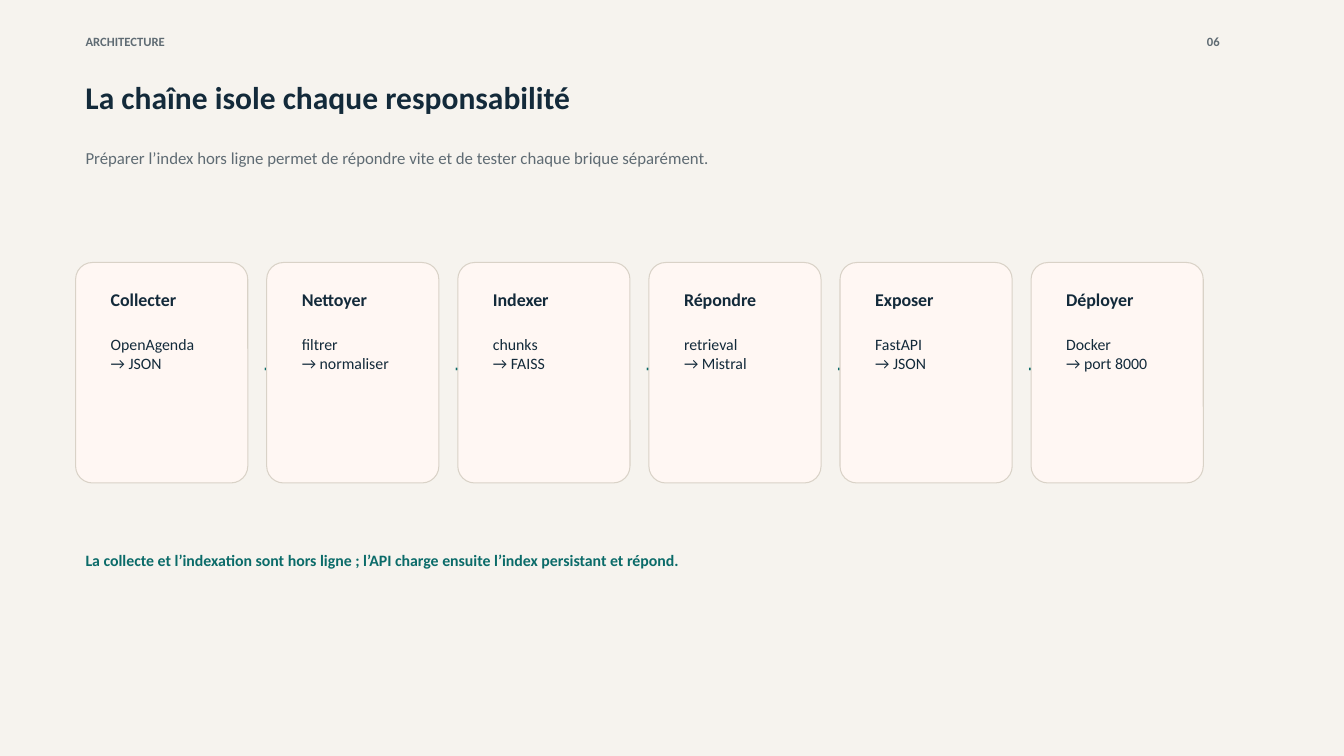
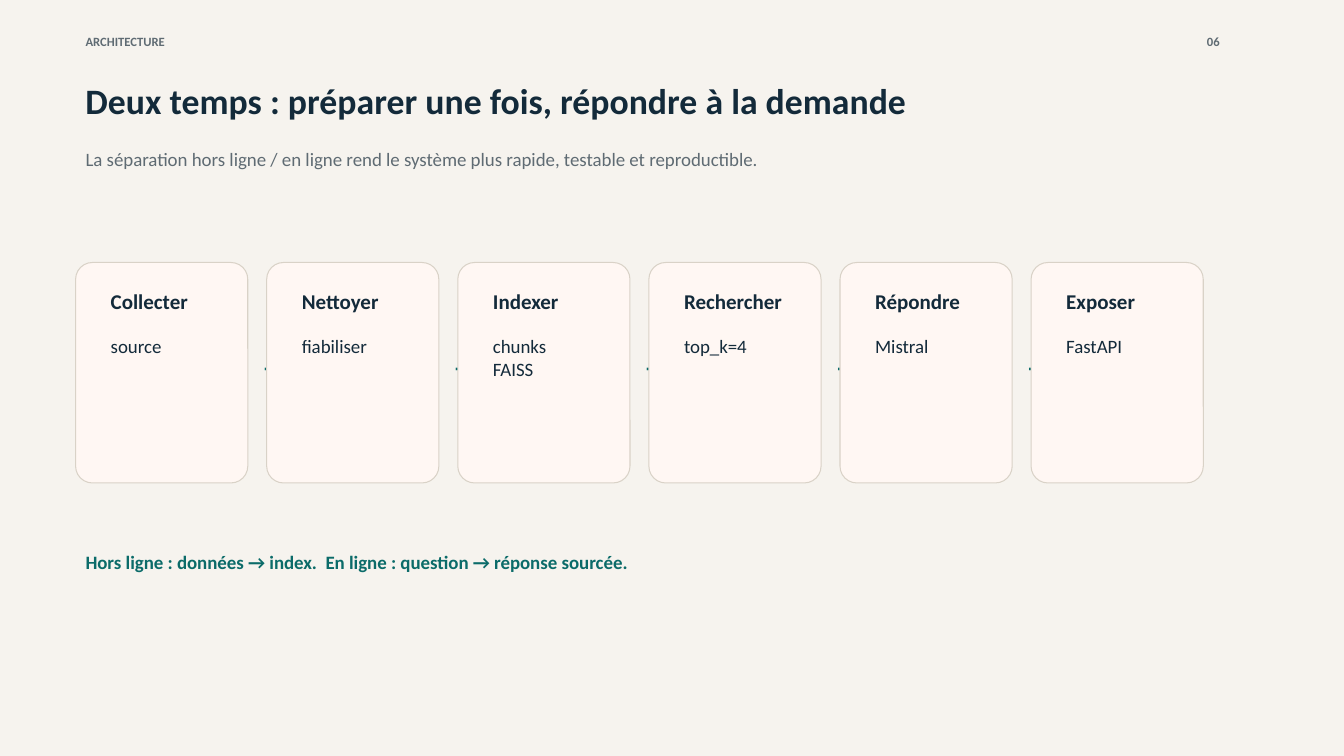
Before and after one commit to hgbe-GH/Projet7, a slide deck: slide 6 of outputs/openagenda-rag-soutenance.pptx. Drawn at 1344x756 pixels with LibreOffice and Linux fonts; fonts in the diff are those of the drawing. Boxes give left, top, right and bottom in pixels: in the first picture for what was removed or moved away, otherwise in the second. Text is boxed around its words. In the diff, an @@ line names an element or a change of style, - is before the commit and + after.

Commit message:
docs: rendre la soutenance plus visuelle

```diff
--- a/outputs/openagenda-rag-soutenance.pptx
+++ b/outputs/openagenda-rag-soutenance.pptx
@@ text at bbox=[85, 89, 906, 120]: text changed; size 22.5 to 25.5 pt @@
-La chaîne isole chaque responsabilité
+Deux temps : préparer une fois, répondre à la demande
@@ text at bbox=[86, 153, 757, 169]: text changed; size 12 to 13.5 pt @@
-Préparer l’index hors ligne permet de répondre vite et de tester chaque brique séparément.
+La séparation hors ligne / en ligne rend le système plus rapide, testable et reproductible.
@@ text added at bbox=[684, 294, 782, 309], 15 pt, text #132A3A, bold @@
+Rechercher
@@ text "Répondre": place and size @@
-text "Répondre" at bbox=[684, 293, 756, 309]
+text "Répondre" at bbox=[875, 294, 960, 313]
@@ size 12.8 to 15 pt in 5 elements at bbox=[111, 294, 188, 309], bbox=[302, 295, 379, 313], bbox=[493, 294, 558, 309], bbox=[875, 294, 960, 313], bbox=[1066, 295, 1135, 313] @@
@@ text "Exposer": place and size @@
-text "Exposer" at bbox=[875, 294, 933, 309]
+text "Exposer" at bbox=[1066, 295, 1135, 313]
@@ text removed at bbox=[1066, 293, 1133, 309] @@
-Déployer
@@ text at bbox=[111, 344, 162, 353]: text changed; size 11.2 to 13.5 pt @@
-OpenAgenda
-→ JSON
+source
@@ text at bbox=[302, 340, 367, 353]: text changed; size 11.2 to 13.5 pt @@
-filtrer
-→ normaliser
+fiabiliser
@@ text at bbox=[493, 340, 546, 353]: size 11.2 to 13.5 pt in "chunks" @@
@@ text at bbox=[684, 340, 747, 356]: text changed; size 11.2 to 13.5 pt @@
-retrieval
-→ Mistral
+top_k=4
@@ text at bbox=[875, 340, 928, 353]: text changed; size 11.2 to 13.5 pt @@
-FastAPI
-→ JSON
+Mistral
@@ text at bbox=[1066, 341, 1122, 353]: text changed; size 11.2 to 13.5 pt @@
-Docker
-→ port 8000
+FastAPI
@@ text at bbox=[493, 363, 533, 376]: text changed; size 11.2 to 13.5 pt @@
-→ FAISS
+FAISS
@@ text at bbox=[86, 555, 628, 573]: text changed; size 11.2 to 13.5 pt @@
-La collecte et l’indexation sont hors ligne ; l’API charge ensuite l’index persistant et répond.
+Hors ligne : données → index. En ligne : question → réponse sourcée.
```
Also in this commit, not shown: 11 other slides changed, 1 other file.
